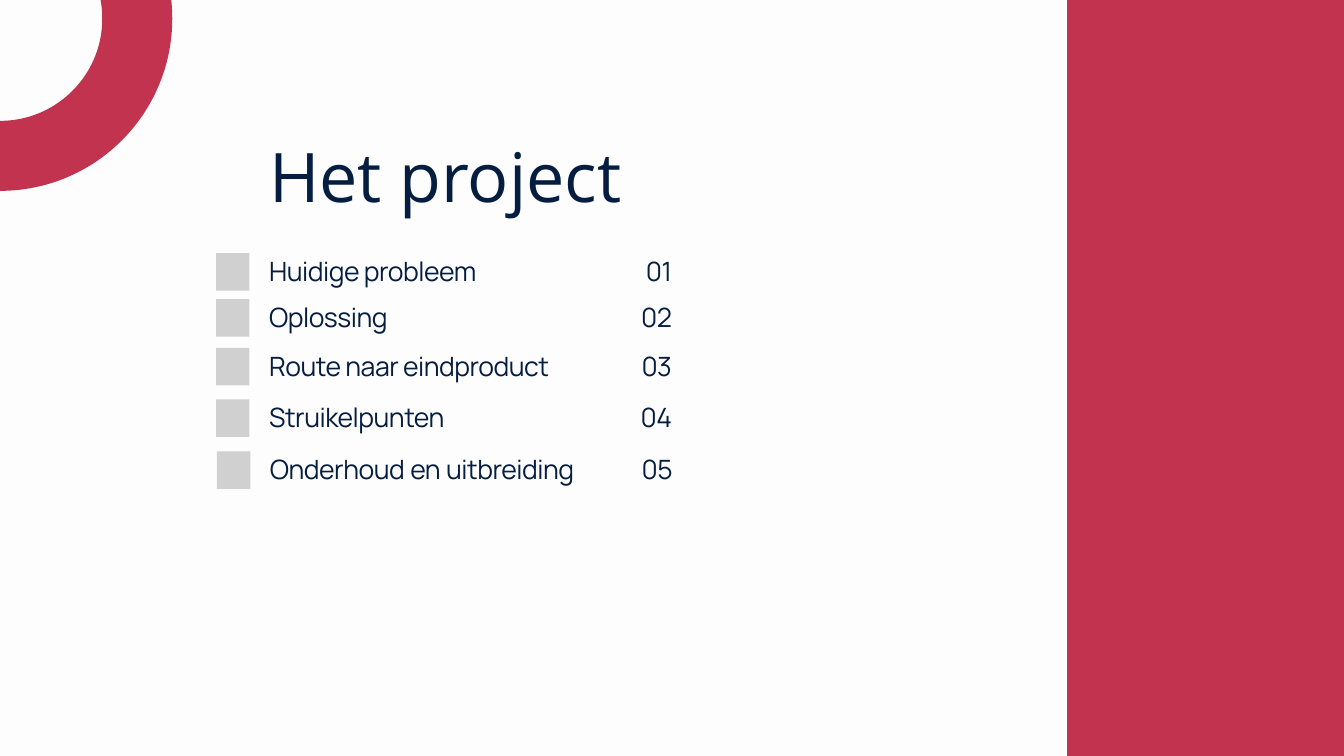
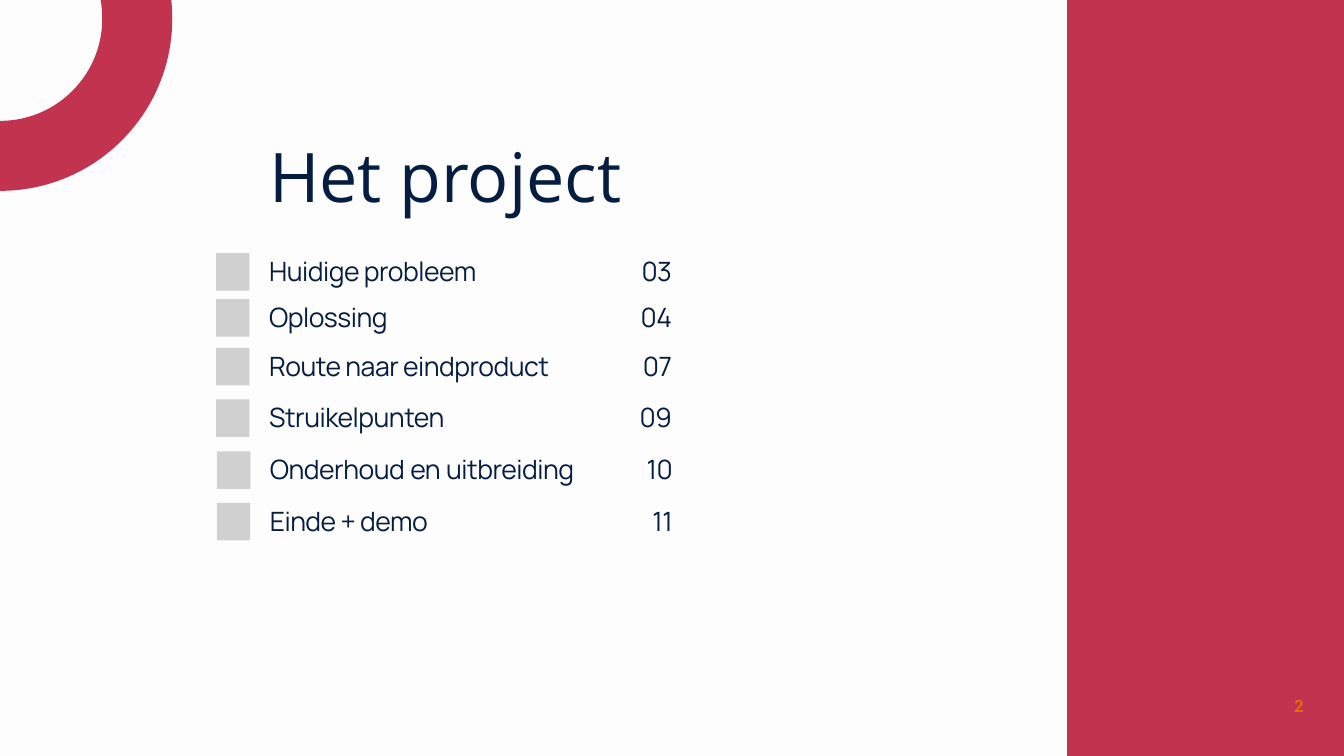
Before and after one commit to MarkStreek/QuintorCatalogBackEnd, a slide deck: slide 2 of docs/presentatie.pptx. Drawn at 1344x756 pixels with LibreOffice and Linux fonts; fonts in the diff are those of the drawing; grey boxes stand for pictures. Boxes give left, top, right and bottom in pixels: in the first picture for what was removed or moved away, otherwise in the second. Text is boxed around its words. In the diff, an @@ line names an element or a change of style, - is before the commit and + after.

```diff
--- a/docs/presentatie.pptx
+++ b/docs/presentatie.pptx
@@ text "03": place and size @@
-text "03" at (642,356,672,377)
+text "03" at (642,261,672,282)
@@ text removed at (646,261,672,282) @@
-01
@@ text "04": place and size @@
-text "04" at (641,407,672,428)
+text "04" at (641,307,672,328)
@@ text removed at (641,307,672,328) @@
-02
@@ text added at (643,356,672,377), 28.5 pt, text #051D40 @@
+07
@@ text added at (640,407,672,428), 28.5 pt, text #051D40 @@
+09
@@ text at (647,459,673,480): text changed @@
-05
+10
@@ picture added at (217,503,251,540) @@
@@ text added at (270,511,428,532), 28.5 pt, text #051D40 @@
+Einde + demo
@@ text added at (652,512,672,531), 28.5 pt, text #051D40 @@
+11
@@ page number added at (1294,700,1303,712), 20 pt, text #E46C0A, bold @@
+2
```
Also in this commit, not shown: 8 other slides changed, 2 slides added, 1 other file.
